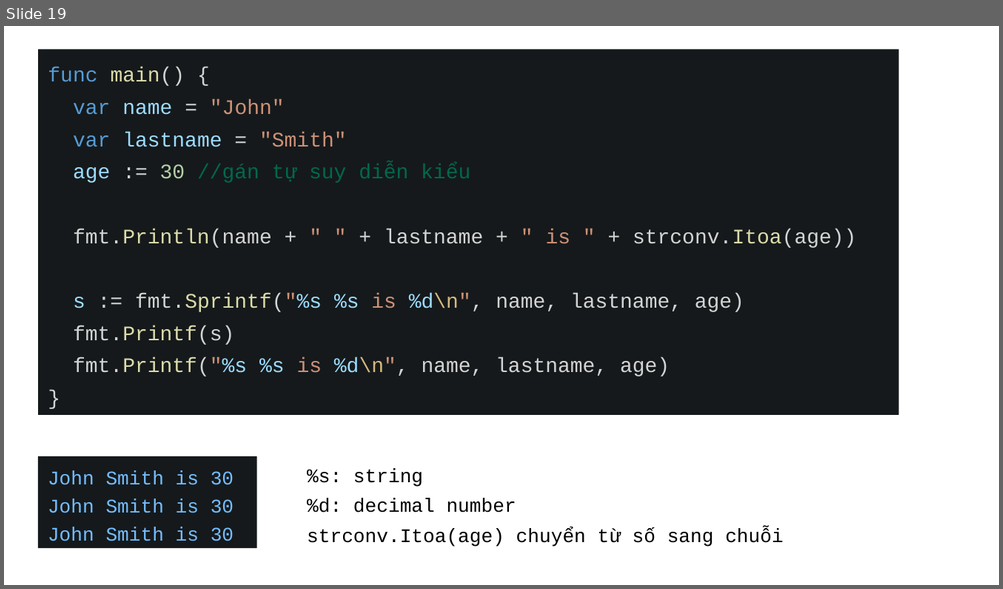
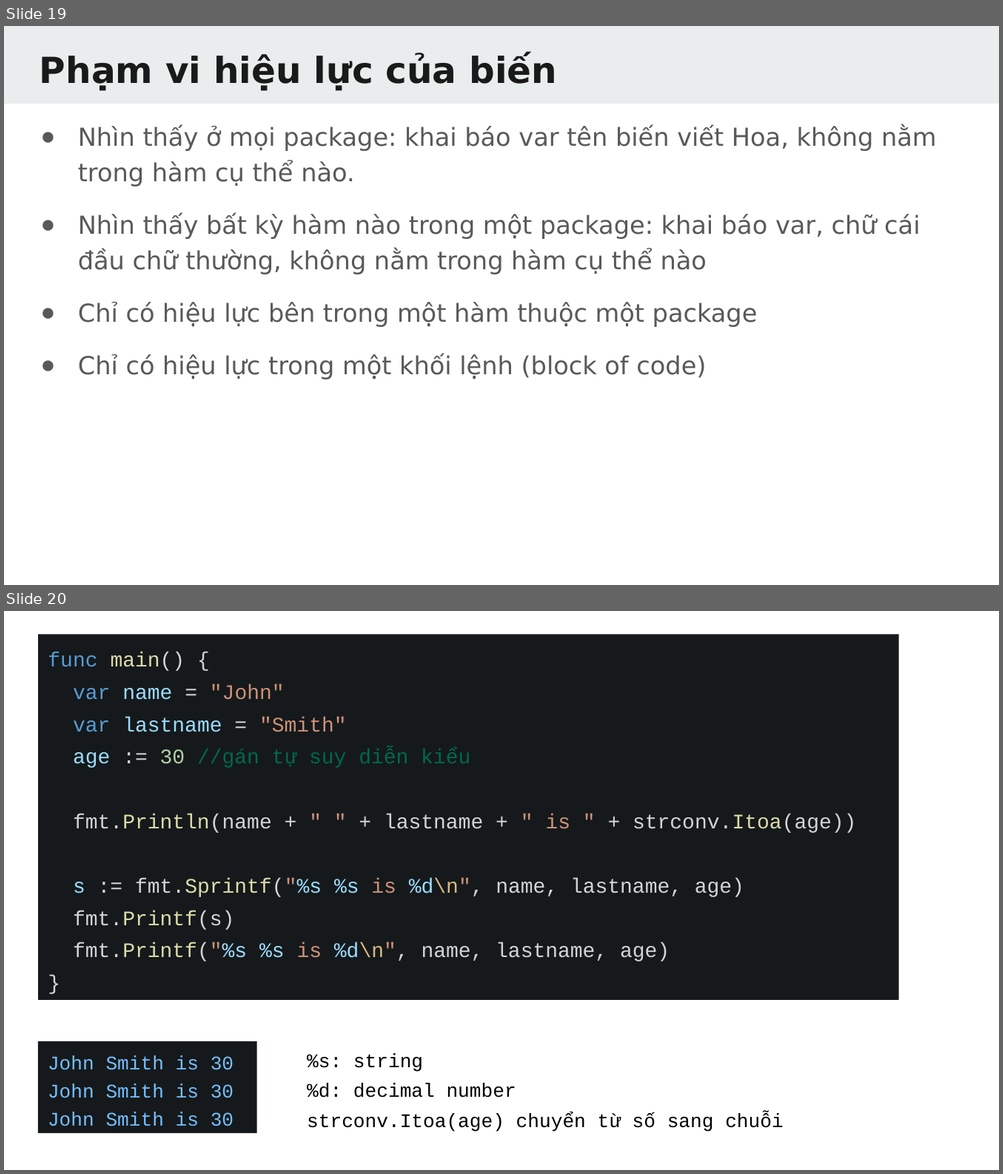
Before and after one commit to TechMaster/golang, a slide deck: slides/GolangBasic1.pptx. Shown one above the other, each under a label of ours: slide 19 before the commit, slides 19 and 20 after it. The pictures are 1003x589 and 1003x1174 pixels, drawn with LibreOffice and Linux fonts; fonts in the diff are those of the drawing. Boxes give left, top, right and bottom in pixels: in the first picture for what was removed or moved away, otherwise in the second. Text is boxed around its words. In the diff, an @@ line names an element or a change of style, - is before the commit and + after.

```diff
--- a/slides/GolangBasic1.pptx
+++ b/slides/GolangBasic1.pptx
@@ slide 19 added at [4,26,999,585], background #FFFFFF @@
@@ rectangle added at [4,26,999,104], fill #E9EDEE @@
@@ title added at [40,54,558,91], 26 pt, text #1A1A1A, bold @@
+Phạm vi hiệu lực của biến
@@ text added at [78,125,936,380], 18 pt, text #595959 @@
+● Nhìn thấy ở mọi package: khai báo var tên biến viết Hoa, không nằm trong hàm cụ thể nào.
+● Nhìn thấy bất kỳ hàm nào trong một package: khai báo var, chữ cái đầu chữ thường, không nằm trong hàm cụ thể nào
+● Chỉ có hiệu lực bên trong một hàm thuộc một package
+● Chỉ có hiệu lực trong một khối lệnh (block of code)
@@ what was slide 19 is now slide 20 @@
```
Also in this commit, not shown: 1 slide changed, 1 other slide added, 10 other files.
